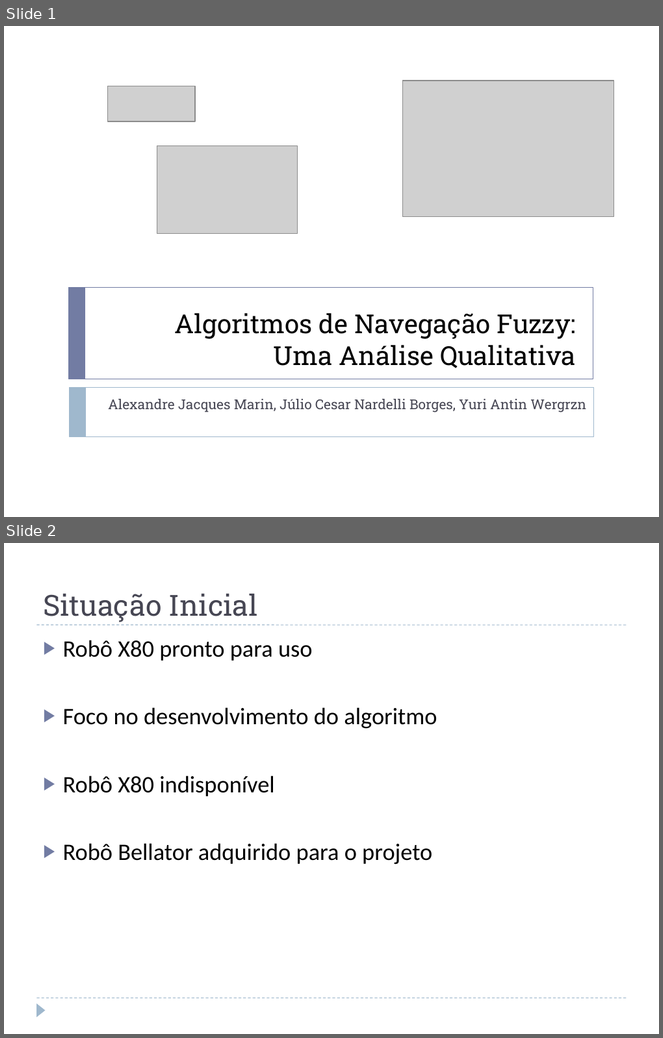
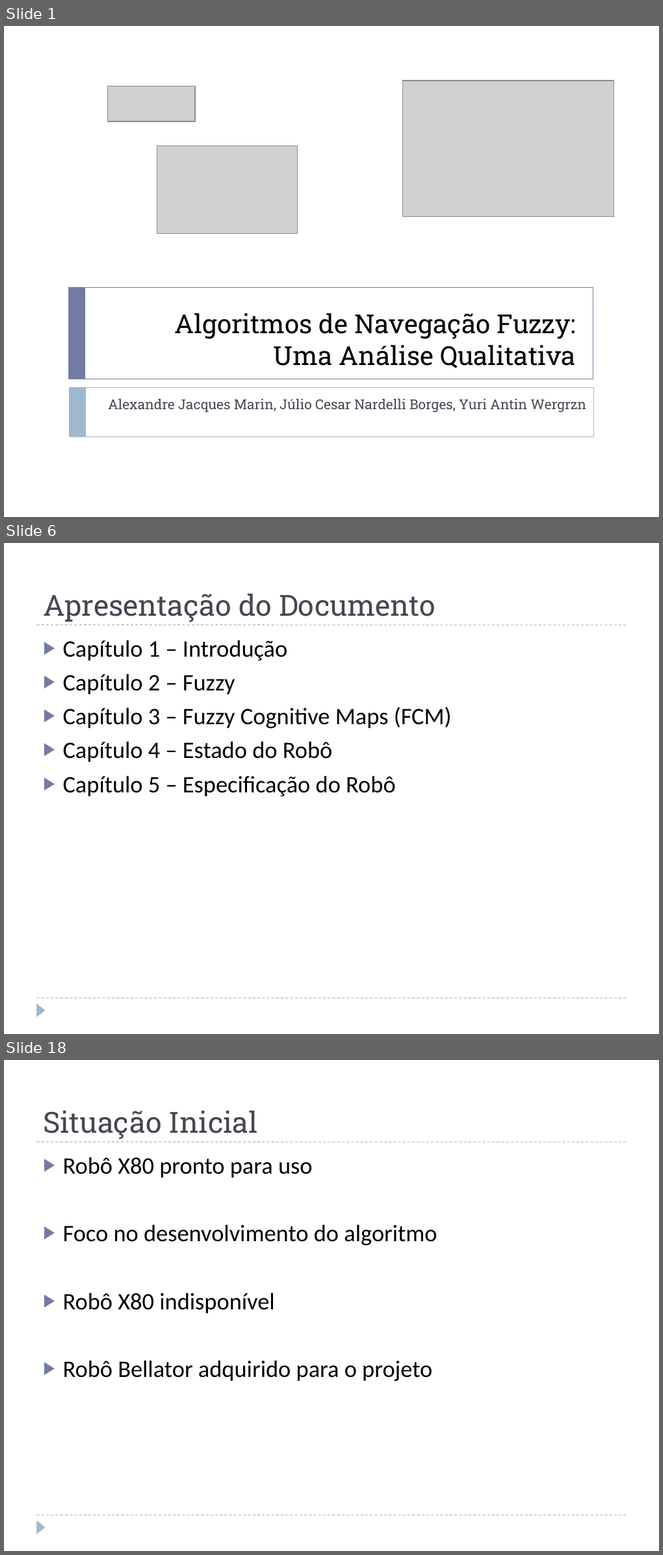
Before and after one commit to jcnborges/TCC, a slide deck: qualificacao.pptx. Shown one above the other, each under a label of ours: slides 1 and 2 before the commit, slides 1, 6 and 18 after it; the slides between them are not shown. The pictures are 663x1038 and 663x1555 pixels, drawn with LibreOffice and Linux fonts; fonts in the diff are those of the drawing; grey boxes stand for pictures. Boxes give left, top, right and bottom in pixels: in the first picture for what was removed or moved away, otherwise in the second. Text is boxed around its words. In the diff, an @@ line names an element or a change of style, - is before the commit and + after.

```diff
--- a/qualificacao.pptx
+++ b/qualificacao.pptx
@@ slide 6 added at (x1=4, y1=543, x2=659, y2=1034), background #FFFFFF; not listed: 3 template elements that a slide beside it also shows @@
@@ title added at (x1=43, y1=594, x2=435, y2=622), 32 pt, text #464653 @@
+Apresentação do Documento
@@ text added at (x1=63, y1=640, x2=452, y2=797), 26 pt, text #000000 @@
+▶ Capítulo 1 – Introdução
+▶ Capítulo 2 – Fuzzy
+▶ Capítulo 3 – Fuzzy Cognitive Maps (FCM)
+▶ Capítulo 4 – Estado do Robô
+▶ Capítulo 5 – Especificação do Robô
@@ what was slide 2 is now slide 18 @@
```
Also in this commit, not shown: 15 other slides added.
